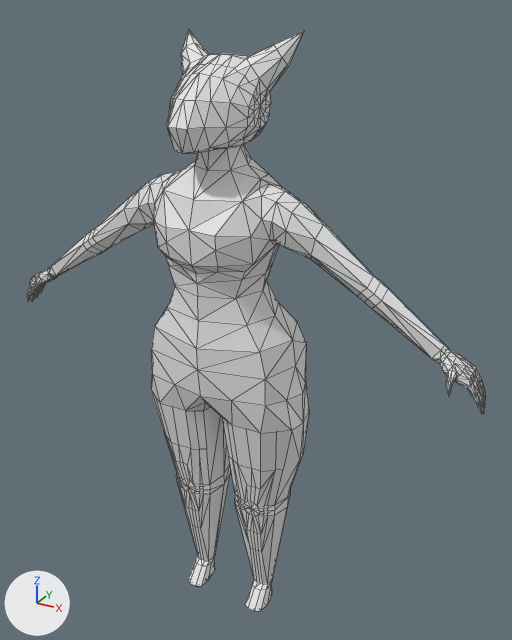
The Blender file Blender/WepsAndChars.blend as it was, and as the next commit left it.
The view is the same before and after, from a camera (50 mm lens) standing at (0.945, -1.543, 1.754) and looking at (0.054, 0.077, 0.944). The lights are fixed; the arrows at lower left show +X, +Y and +Z. Mesh edges are drawn as thin lines.

Names of what the first picture shows: 'Bluescreen'.
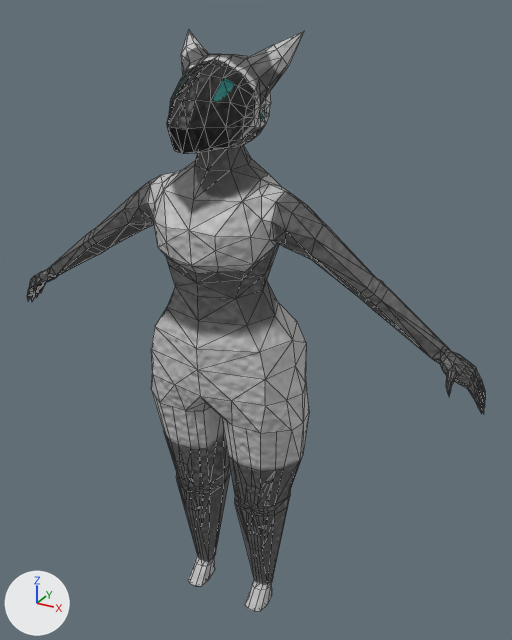
Where the newer file only moved an object's origin or applied its transform, the numbers keep the older frame.

The change, as a diff of the scene's bpy script:
```diff
--- a/Blender/WepsAndChars.blend.py
+++ b/Blender/WepsAndChars.blend.py
@@ img_bl_body_texturehd @@
+img_bl_body_texturehd = load_image('BL_Body_TextureHD', '_unpacked/BL_Body_TextureHD', 512, 512, 'sRGB')
@@ mat_blbody @@
+mat_blbody = bpy.data.materials.new('BLBody')
+# uses the picture img_bl_body_texturehd
@@ me_sphere_001 @@
 # used by ob_bluescreen; location = (0.0, 0.0, 0.0); rotation_euler = (0.0, 1.571, 0.0), in degrees (0, 90, 0); scale = (0.105, 0.105, 0.105)
-me_sphere_001.from_pydata(...)  # 943 vertices, 1620 faces; spans x -16.2..0.0, y -1.9..1.9, z -6.9..6.9
+me_sphere_001.from_pydata(...)  # 941 vertices, 1620 faces; spans x -16.2..0.0, y -1.9..1.9, z -6.9..6.9
+# me_sphere_001 part 1
+# 2 vertices are removed from x -13.7..-13.4, y 0.5..0.7, z 0.0
+# 5 faces are deleted
+# 4 vertices move within x -14.5..-14.3, y -0.6, z -1.0..1.0
+# 5 new faces join them
+# me_sphere_001 part 2: 1615 faces spanning x -16.2..0.0, y -1.9..1.9, z -6.9..6.9 switch from no material to mat_blbody
```

Pixel boxes (x1, y1, x2, y2) of what changed, in the pictures (512 x 640 px; the box of a moved part takes in the faces that stretch with it):
part 1 of me_sphere_001, moved or reshaped: (226, 103, 255, 142) in both
part 2 of me_sphere_001, recoloured: (27, 30, 485, 611) in both
